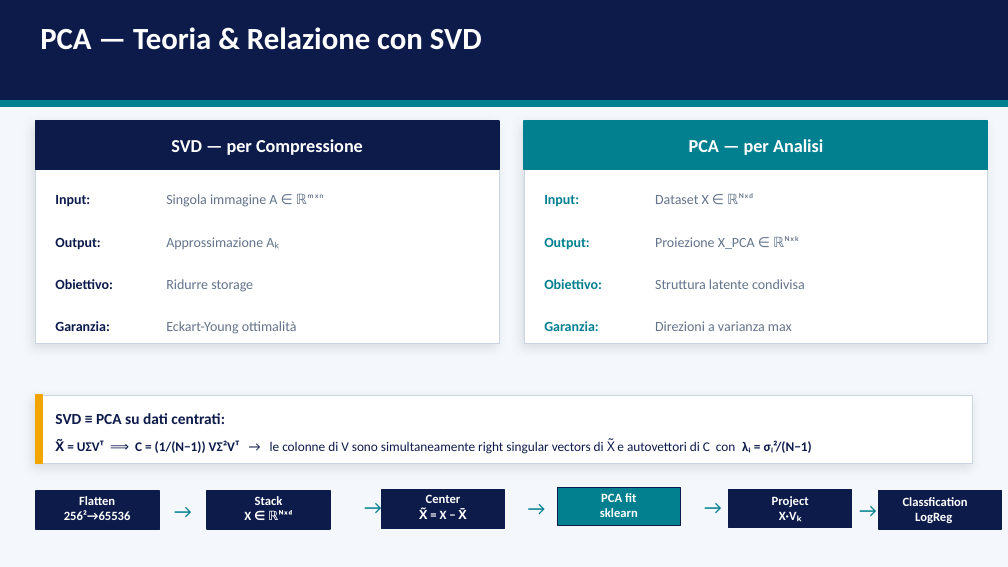
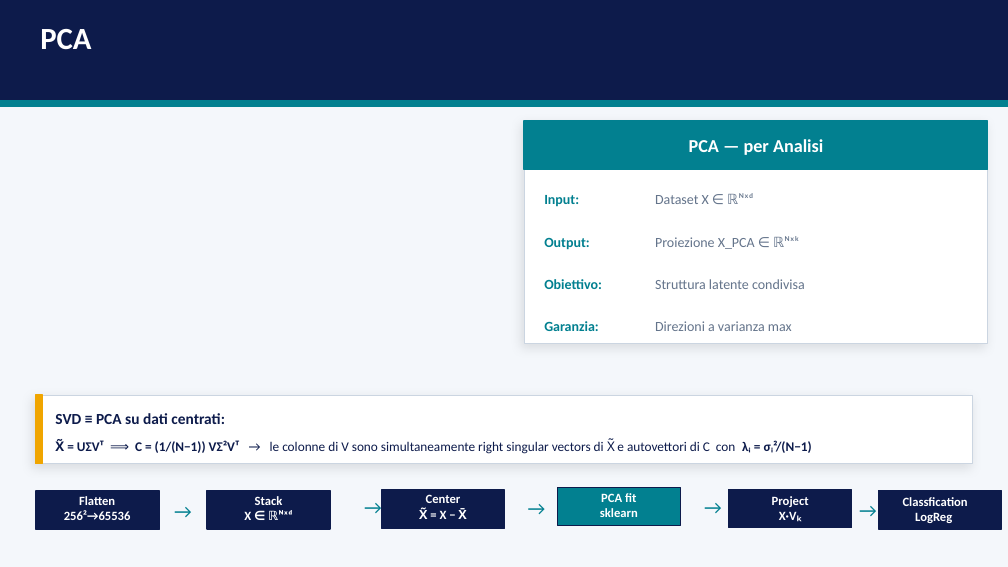
Before and after one commit to andreapatruno1/Image-Compression-and-Analysis, a slide deck: slide 10 of docs/SVD e PCA per l'analisi di immagini mediche.pptx (slide 11 before the commit). Drawn at 1008x567 pixels with LibreOffice and Linux fonts; fonts in the diff are those of the drawing. Boxes give left, top, right and bottom in pixels: in the first picture for what was removed or moved away, otherwise in the second. Text is boxed around its words. In the diff, an @@ line names an element or a change of style, - is before the commit and + after.

```diff
--- a/docs/SVD e PCA per l'analisi di immagini mediche.pptx
+++ b/docs/SVD e PCA per l'analisi di immagini mediche.pptx
@@ text at box(40, 29, 91, 50): text changed @@
-PCA — Teoria & Relazione con SVD
+PCA
@@ rectangle removed at box(35, 121, 499, 344) @@
@@ rectangle removed at box(35, 121, 499, 169) @@
@@ text removed at box(171, 139, 363, 155) @@
-SVD — per Compressione
@@ text removed at box(55, 195, 90, 207) @@
-Input:
@@ text removed at box(166, 194, 277, 207) @@
-Singola immagine A ∈ ℝᵐˣⁿ
@@ text removed at box(55, 238, 100, 250) @@
-Output:
@@ text removed at box(166, 237, 279, 249) @@
-Approssimazione Aₖ
@@ text removed at box(55, 279, 113, 289) @@
-Obiettivo:
@@ text removed at box(166, 279, 253, 292) @@
-Ridurre storage
@@ text removed at box(55, 321, 109, 331) @@
-Garanzia:
@@ text removed at box(166, 321, 297, 334) @@
-Eckart-Young ottimalità
```
Also in this commit, not shown: 11 other slides changed, 1 slide added, 5 slides removed, 21 other files.
